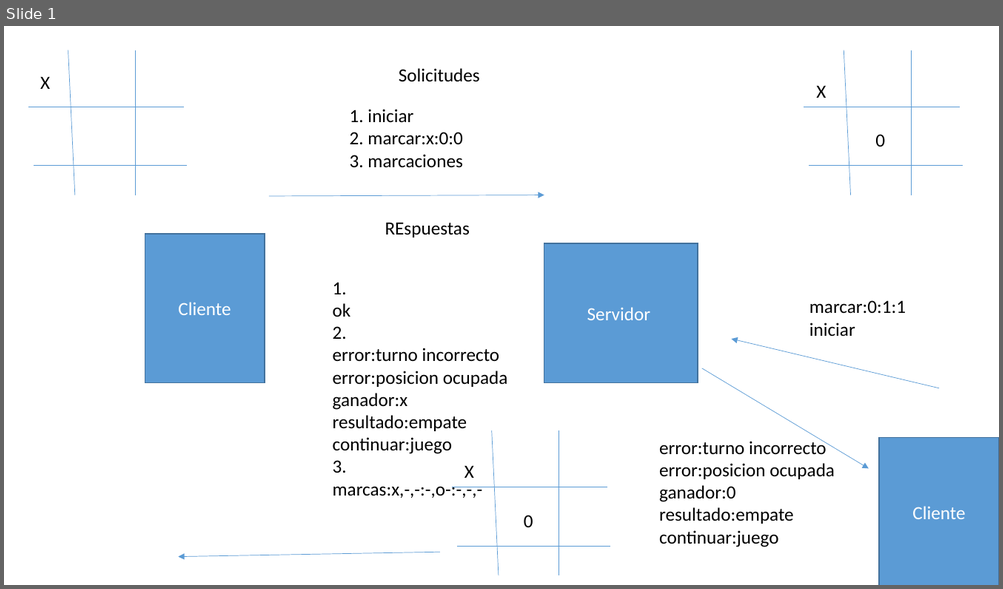
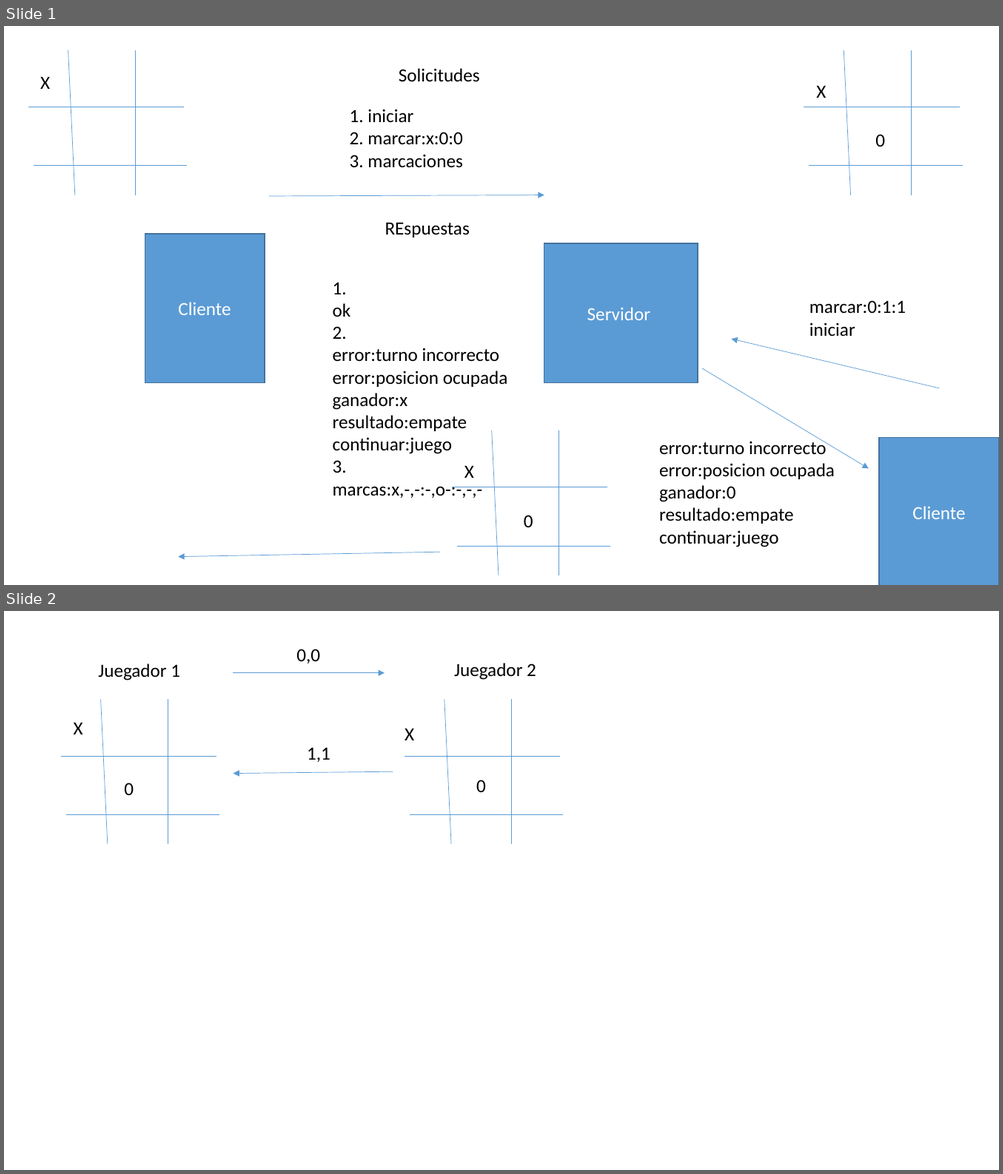
Before and after one commit to cmontellanob/SistemasDistribuidos1-20, a slide deck: TresEnRaya/esquema funcionamiento.pptx. Shown one above the other, each under a label of ours: slide 1 before the commit, slides 1 and 2 after it. The pictures are 1003x589 and 1003x1174 pixels, drawn with LibreOffice and Linux fonts; fonts in the diff are those of the drawing. Boxes give left, top, right and bottom in pixels: in the first picture for what was removed or moved away, otherwise in the second. Text is boxed around its words. In the diff, an @@ line names an element or a change of style, - is before the commit and + after.

```diff
--- a/TresEnRaya/esquema funcionamiento.pptx
+++ b/TresEnRaya/esquema funcionamiento.pptx
@@ slide 2 added at [4,611,999,1170], background #FFFFFF @@
@@ text added at [296,649,320,664], 18 pt, text #000000 @@
+0,0
@@ text added at [98,664,180,681], 18 pt, text #000000 @@
+Juegador 1
@@ arrow added from (233, 673) to (384, 673), #5B9BD5 0.5 pt @@
@@ text added at [454,663,536,680], 18 pt, text #000000 @@
+Juegador 2
@@ line added from (101, 699) to (108, 845), #5B9BD5 0.5 pt @@
@@ line added from (168, 699) to (168, 845), #5B9BD5 0.5 pt @@
@@ line added from (444, 699) to (451, 845), #5B9BD5 0.5 pt @@
@@ line added from (512, 699) to (512, 845), #5B9BD5 0.5 pt @@
@@ text added at [74,722,83,735], 18 pt, text #000000 @@
+X
@@ text added at [404,728,414,741], 18 pt, text #000000 @@
+X
@@ line added from (61, 756) to (216, 756), #5B9BD5 0.5 pt @@
@@ text added at [307,747,330,762], 18 pt, text #000000 @@
+1,1
@@ line added from (404, 756) to (560, 756), #5B9BD5 0.5 pt @@
@@ text added at [124,783,134,795], 18 pt, text #000000 @@
+0
@@ arrow added from (392, 772) to (233, 774), #5B9BD5 0.5 pt @@
@@ text added at [476,780,486,792], 18 pt, text #000000 @@
+0
@@ line added from (66, 815) to (219, 815), #5B9BD5 0.5 pt @@
@@ line added from (410, 815) to (563, 815), #5B9BD5 0.5 pt @@
```
Also in this commit, not shown: 20 other files.
